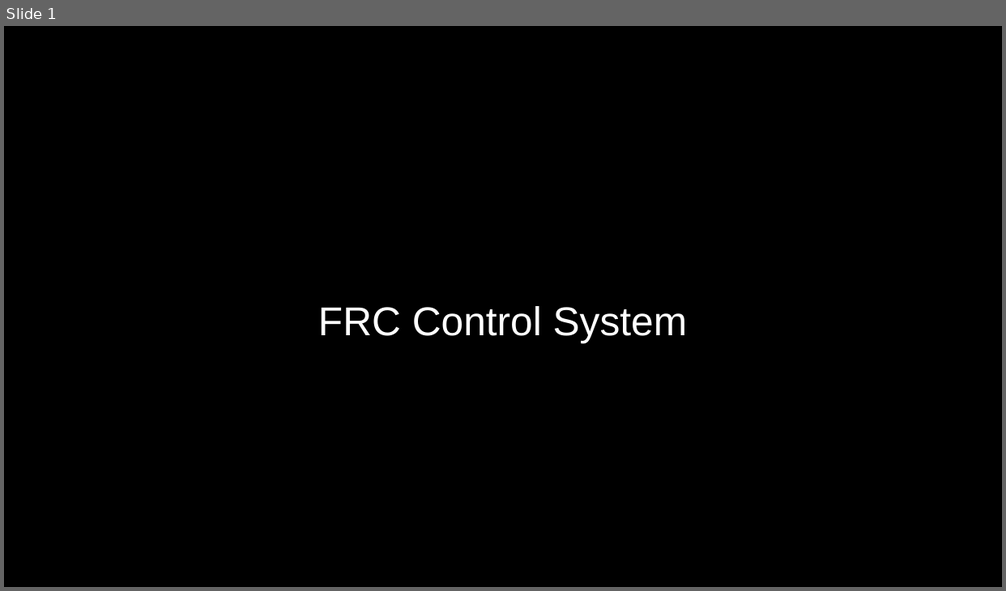
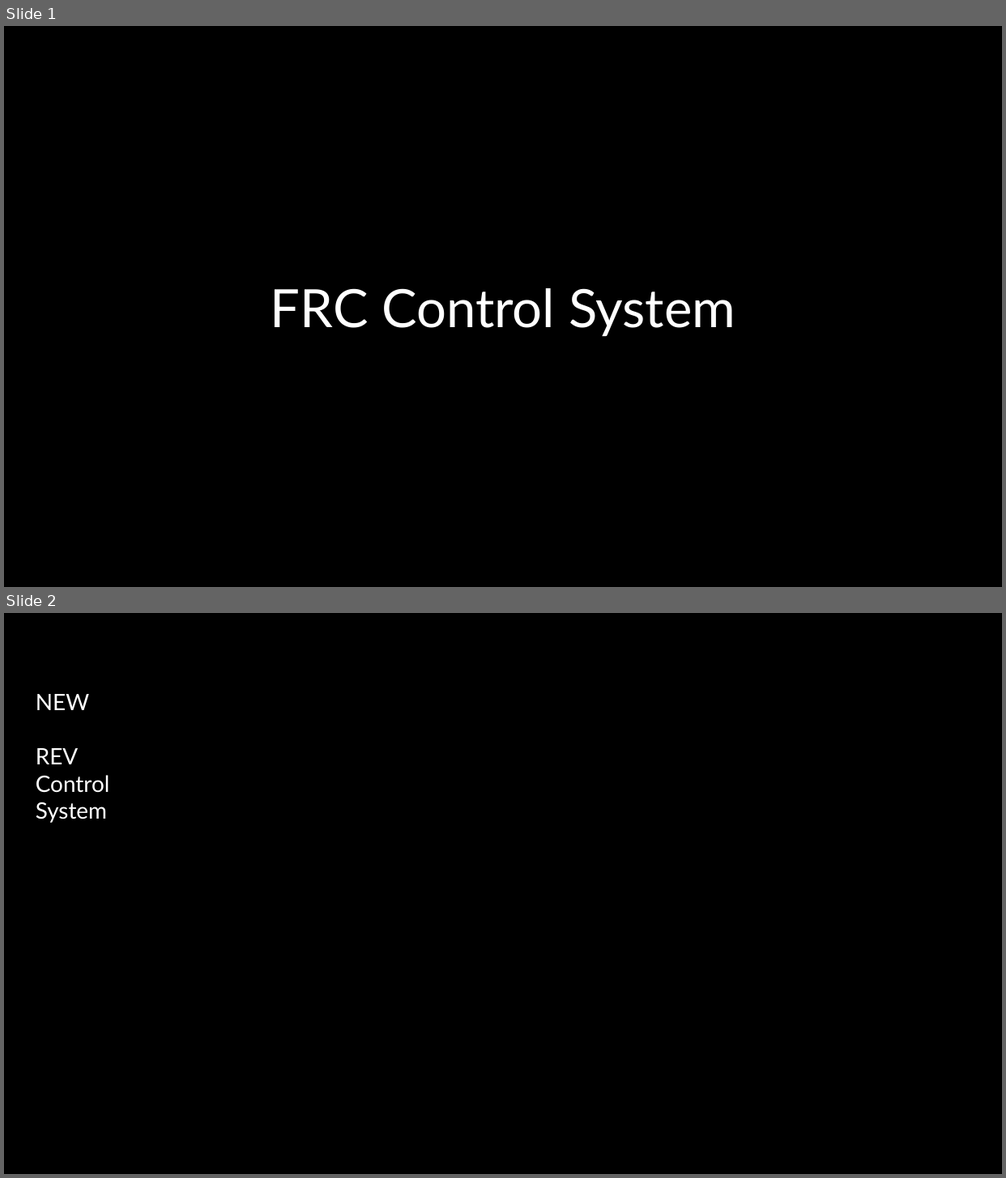
Before and after one commit to DCRoboFalcons8179/2023_Offseason, a slide deck: rsc/control-system.pptx. Shown one above the other, each under a label of ours: slide 1 before the commit, slides 1 and 2 after it. The pictures are 1006x591 and 1006x1178 pixels, drawn with LibreOffice and Linux fonts; fonts in the diff are those of the drawing; background and template pictures are left out. Boxes give left, top, right and bottom in pixels: in the first picture for what was removed or moved away, otherwise in the second. Text is boxed around its words. In the diff, an @@ line names an element or a change of style, - is before the commit and + after.

```diff
--- a/rsc/control-system.pptx
+++ b/rsc/control-system.pptx
@@ slide 2 added at (4, 613, 1002, 1174), background picture (left out) @@
@@ text added at (36, 694, 110, 823), 18 pt, text #FFFFFF @@
+NEW
+REV
+Control
+System
@@ slide 1 changed as well @@
@@ subtitle "FRC Control System": place and size @@
-subtitle "FRC Control System" at (318, 306, 688, 344)
+subtitle "FRC Control System" at (270, 288, 735, 337)
@@ subtitle "FRC Control System" at (270, 288, 735, 337): size 32 to 42 pt, font Arial to Lato @@
```
Also in this commit, not shown: 3 other slides added, 1 other file.
